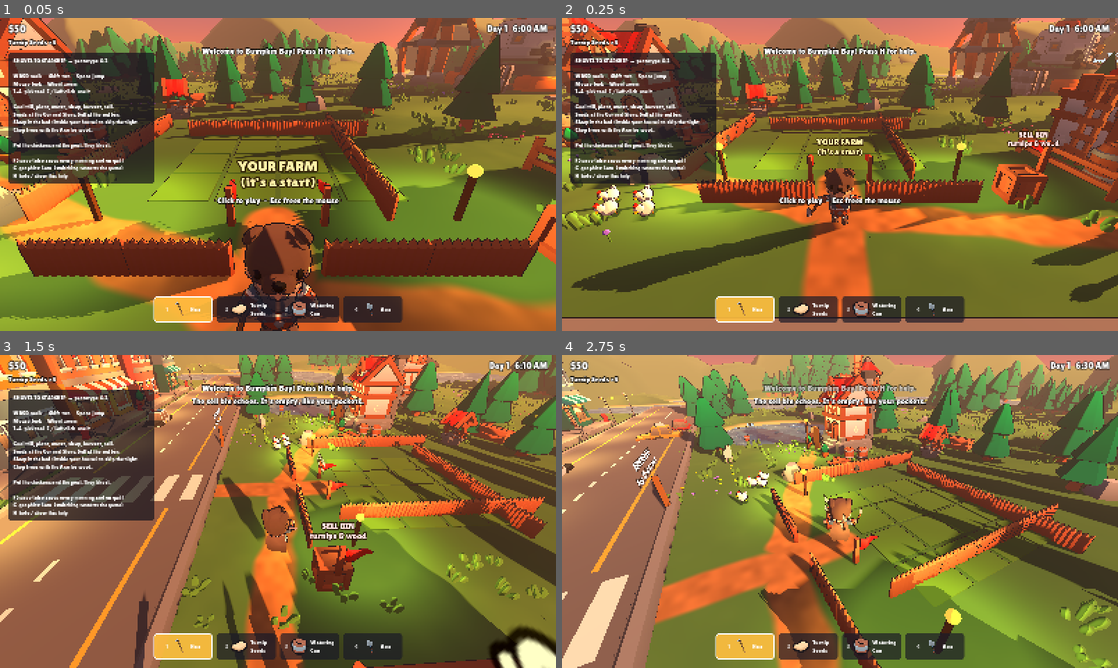
Above: before the commit, frames 1-4 (two rows, left to right).
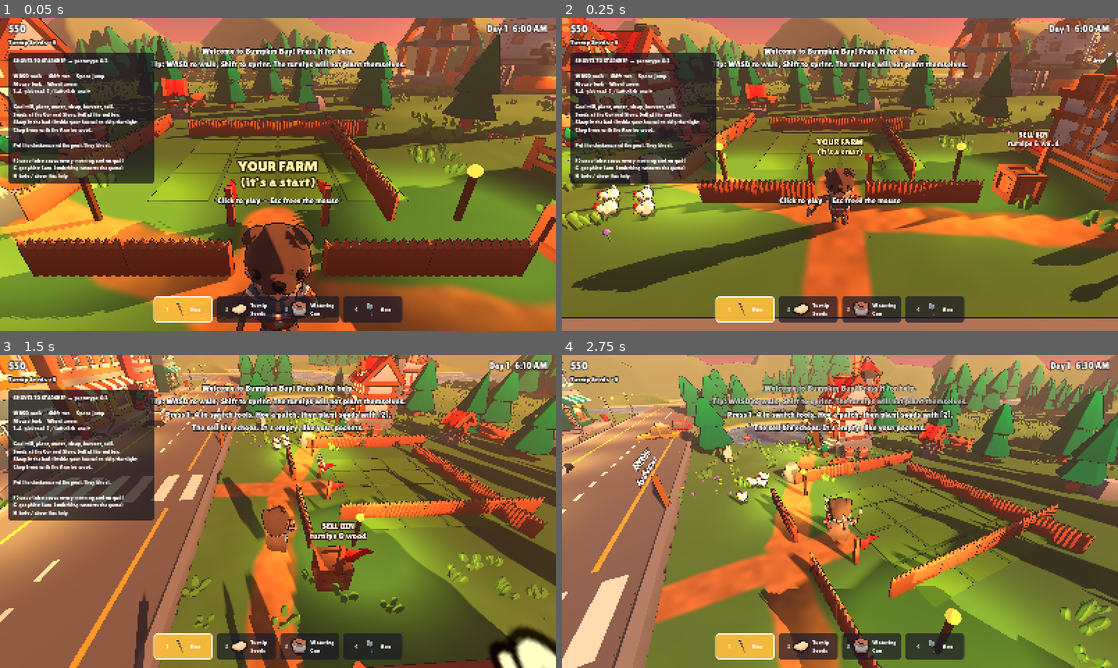
Above: after the commit, the same moments.

Repository: tralesmile/Shovel-to-Starhip
Game: Godot game, scene res://scenes/main.tscn
Same seed, same stepped clock (60 frames per second), same inputs: the game is played once before the commit and once after it.
Inputs (mouse positions are in pixels of both pictures, inside the frame that each line leads up to):
- Up to frame 1 (0.05 s): no input
- Up to frame 2 (0.25 s): no input
- Up to frame 3 (1.5 s): tap H (help) at 0.5, 1.25 s; move the mouse to (400, 495) at 0.52 s; hold D (move_right) 0.53-1.28 s; hold Shift (sprint) 0.53-1.28 s; click (400, 495) at 0.67 s; tap Space (jump) at 0.77, 1.07 s; move the mouse to (250, 511) at 1.27 s; hold W (move_forward) from 1.28 s (still down); tap E (interact) at 1.35 s
- Up to frame 4 (2.75 s): keep holding W (move_forward); tap Space (jump) at 1.52, 1.82 s; tap Shift (sprint) at 1.55 s; tap H (help) at 2 s; move the mouse to (851, 505) at 2.02 s; hold Shift (sprint) from 2.03 s (still down); click (851, 505) at 2.1 s

The runs differ from the first frame. In frame 1, 0.9% of the frame differs, in the area x 27-73%, y 13-17%; in frame 2, 0.9%; in frame 3, 2.1%; in frame 4, 2.1%, in the area x 27-73%, y 13-25%.

Commit message:
Add first-run Tutorial hints with tests; update plan/log
Co-Authored-By: Claude Sonnet 5.5 <noreply@anthropic.com>
Claude-Session: https://claude.ai/code/session_01UudisexBdwET4H4DTtaBST

Diff:
--- a/scripts/main.gd
+++ b/scripts/main.gd
@@ -79,6 +79,9 @@
 		Game.say("Welcome back to Bumpkin Bay! Day %d." % Game.day)
 	else:
 		Game.say("Welcome to Bumpkin Bay! Press H for help.")
+		var tut := Tutorial.new()
+		tut.name = "Tutorial"
+		add_child(tut)
 
 
 func _process(delta: float) -> void:
--- /dev/null
+++ b/scripts/tutorial.gd
@@ -0,0 +1,54 @@
+class_name Tutorial
+extends Node
+## First-run hints. Pure state machine (advance) plus a thin node that feeds it game signals.
+## Each step waits for an event, then the next hint is shown through Game.say.
+
+const STEPS := [
+	{"wait": "start", "tip": "Tip: WASD to walk, Shift to sprint. The turnips will not plant themselves."},
+	{"wait": "move", "tip": "Press 1-4 to switch tools. Hoe a patch, then plant seeds with [2]."},
+	{"wait": "tool", "tip": "Water your crops and wait a night. Sleeping in your bed skips to the next day."},
+	{"wait": "money", "tip": "Cha-ching! Sell goods at the bin, buy seeds at the store. Wallet goes up, shame goes down."},
+	{"wait": "day", "tip": "New day! Press H any time for help, F5 to save, Esc to pause."},
+]
+
+var index := 0
+var done := false
+
+
+## Feed an event name; returns the hint to show, or "" if nothing changes.
+func advance(event: String) -> String:
+	if done or index >= STEPS.size():
+		return ""
+	if STEPS[index]["wait"] != event:
+		return ""
+	var tip: String = STEPS[index]["tip"]
+	index += 1
+	if index >= STEPS.size():
+		done = true
+	return tip
+
+
+func _ready() -> void:
+	var g: Node = get_node("/root/Game")
+	g.tool_changed.connect(func(_i): _event("tool"))
+	g.money_changed.connect(func(_v): _event("money"))
+	g.day_changed.connect(func(_d): _event("day"))
+	_event("start")
+
+
+func _event(e: String) -> void:
+	var tip := advance(e)
+	if tip != "":
+		get_node("/root/Game").say(tip)
+
+
+func _physics_process(_d: float) -> void:
+	if done:
+		set_physics_process(false)
+		return
+	var p := get_tree().get_first_node_in_group("player")
+	if p == null:
+		return
+	if Input.is_action_pressed("move_forward") or Input.is_action_pressed("move_back") \
+			or Input.is_action_pressed("move_left") or Input.is_action_pressed("move_right"):
+		_event("move")
--- a/tests/run_tests.gd
+++ b/tests/run_tests.gd
@@ -16,7 +16,7 @@
 		"test_economy", "test_sell_all", "test_farm_cycle", "test_dry_crop_does_not_grow",
 		"test_no_seeds", "test_tree_chop_and_regrow", "test_shop_station", "test_clock_text",
 		"test_save_roundtrip", "test_door_enter_exit", "test_npc_schedule", "test_npc_routine_movement",
-		"test_lockpick", "test_loot_container", "test_carry_limit" …(208 unchanged characters)… ings", "test_sfx", "test_settings_menu",
+		"test_lockpick", "test_loot_container", "test_carry_limit" …(208 unchanged characters)… ings", "test_sfx", "test_settings_menu", "test_tutorial",
 	]:
 		_fresh_game()
 		var ok = call(test)
@@ -599,3 +599,15 @@
 	check(is_equal_approx(Sfx.pitch_jitter(0.0), 0.95) and is_equal_approx(Sfx.pitch_jitter(1.0), 1.05), "pitch jitter range")
 	check(is_equal_approx(Sfx.pitch_jitter(0.5), 1.0), "pitch jitter centre")
 	return true
+
+
+func test_tutorial() -> bool:
+	var t := Tutorial.new()
+	check(t.advance("money") == "", "out-of-order event ignored")
+	check(t.advance("start") != "" and t.index == 1, "start shows first tip")
+	check(t.advance("start") == "", "same event does not repeat")
+	for e in ["move", "tool", "money", "day"]:
+		check(t.advance(e) != "", "step %s shows tip" % e)
+	check(t.done and t.advance("day") == "", "tutorial finishes once")
+	t.free()
+	return true
Not shown, added: scripts/tutorial.gd.uid
Not shown, changed: docs/DEVIATIONS.md
Not shown, changed: docs/LOG.md
Not shown, changed: docs/PLAN.md
